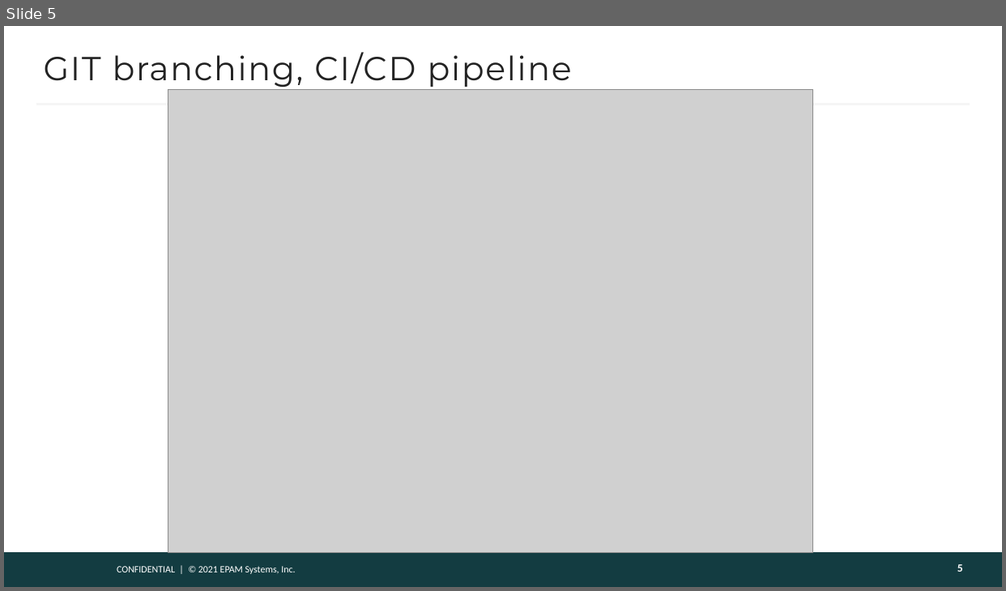
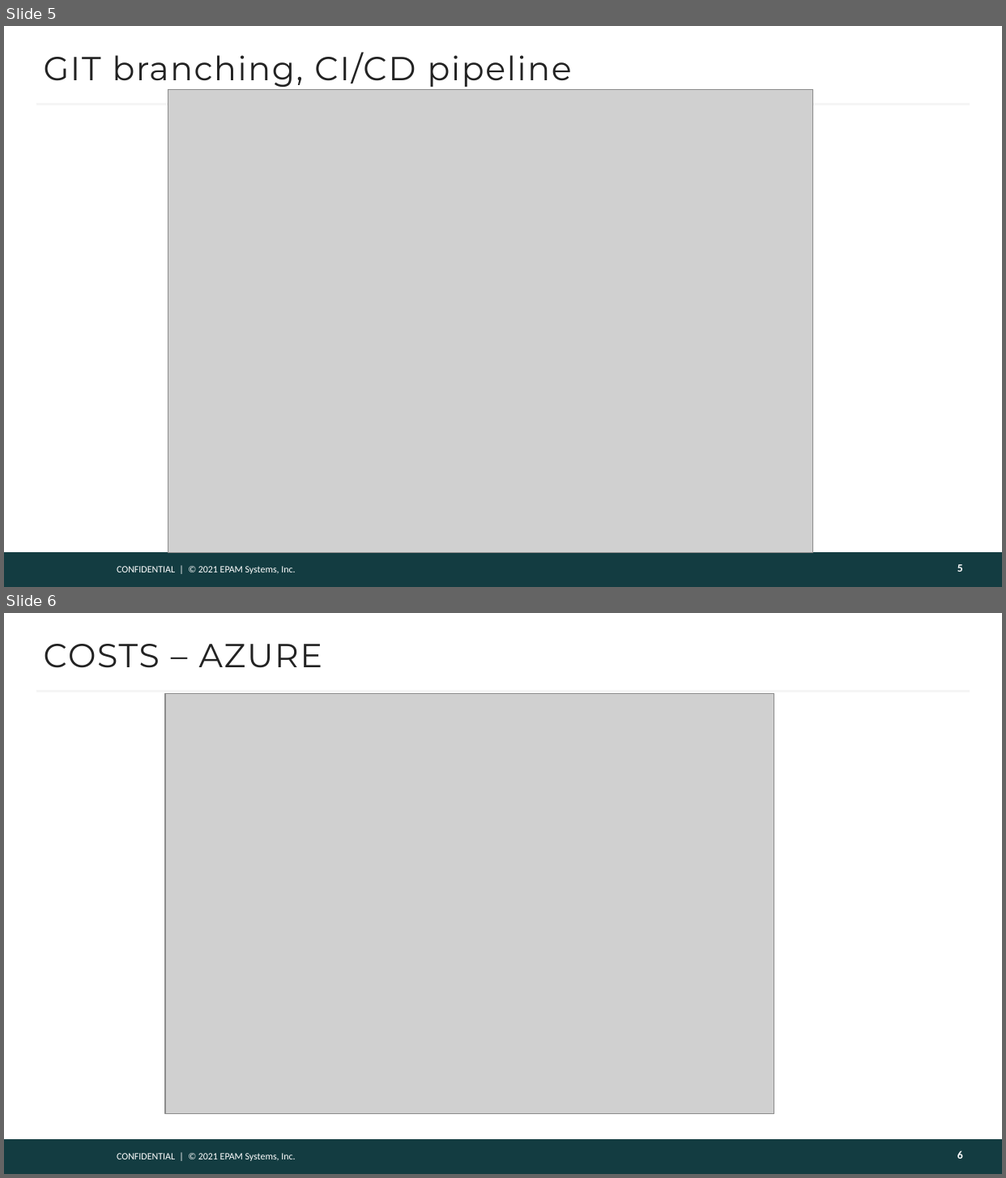
Before and after one commit to mskalmykov/nhltop, a slide deck: mskalmykov_diploma.pptx. Shown one above the other, each under a label of ours: slide 5 before the commit, slides 5 and 6 after it. The pictures are 1006x591 and 1006x1178 pixels, drawn with LibreOffice and Linux fonts; fonts in the diff are those of the drawing; grey boxes stand for pictures; background and template pictures are left out. Boxes give left, top, right and bottom in pixels: in the first picture for what was removed or moved away, otherwise in the second. Text is boxed around its words. In the diff, an @@ line names an element or a change of style, - is before the commit and + after.

Commit message:
Updated costs

```diff
--- a/mskalmykov_diploma.pptx
+++ b/mskalmykov_diploma.pptx
@@ slide 6 added at bbox=[4, 613, 1002, 1174], background #FFFFFF; not listed: 3 template elements that a slide beside it also shows @@
@@ title added at bbox=[44, 644, 322, 668], 24 pt, text #222222 @@
+COSTS – AZURE
@@ picture added at bbox=[164, 694, 774, 1114] @@
@@ page number added at bbox=[957, 1151, 963, 1159], 8 pt, text #FEFEFE, bold @@
+6
```
Also in this commit, not shown: 1 slide changed, 1 other slide added, 1 slide removed.
